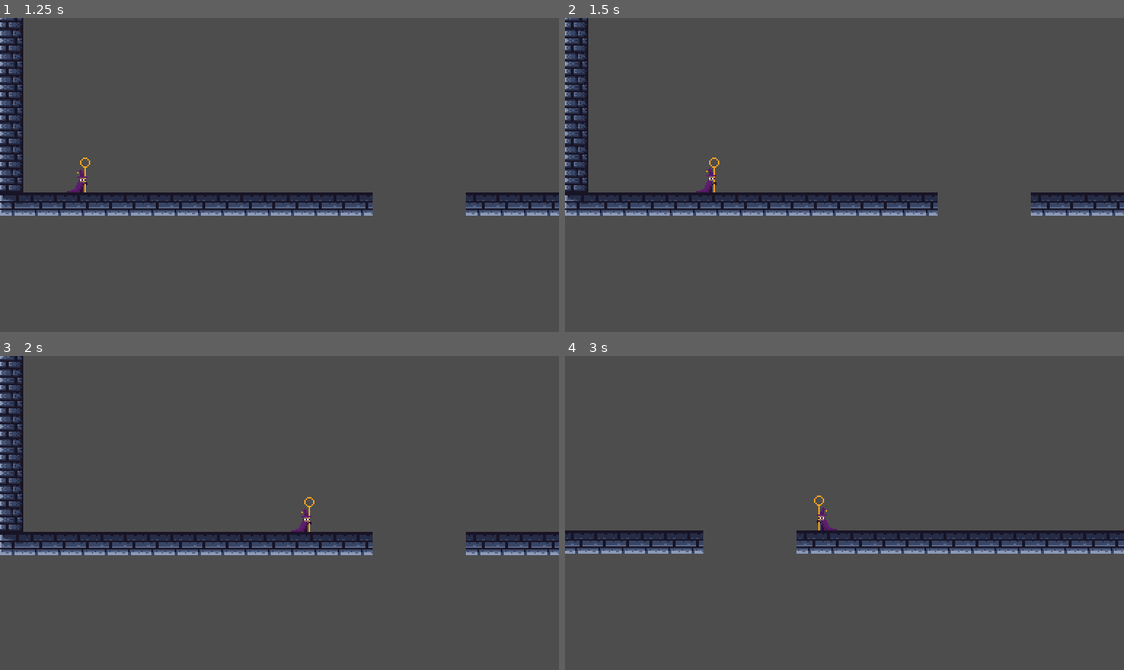
Above: before the commit, frames 1-4 (two rows, left to right).
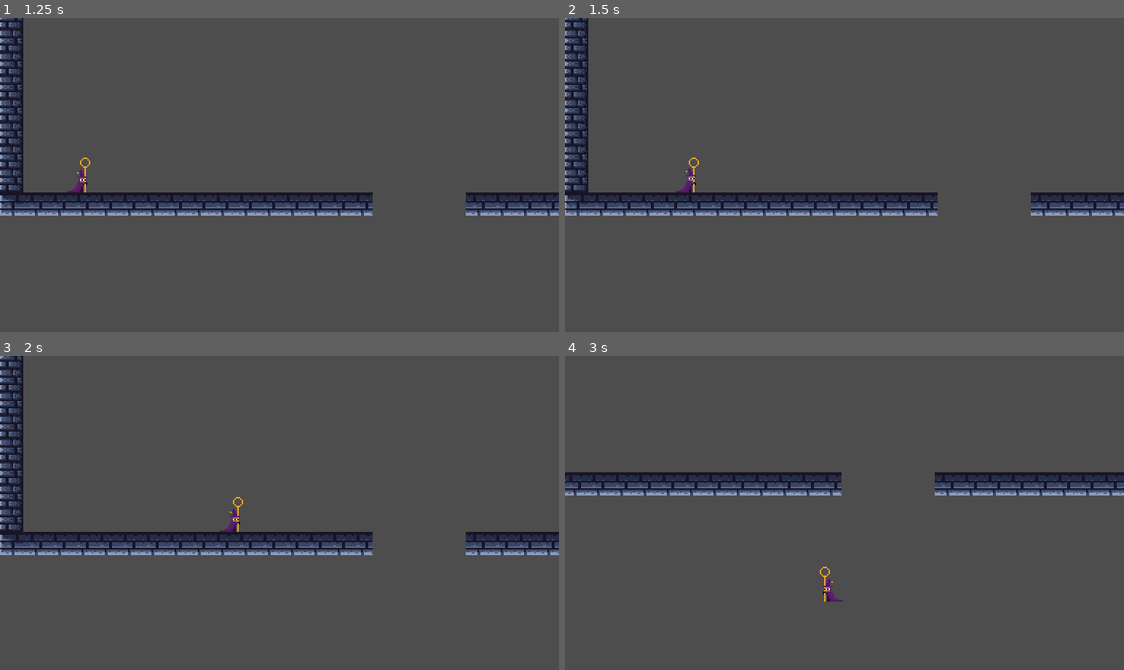
Above: after the commit, the same moments.

Repository: Orama-Interactive/Bubble-Wizard
Game: Godot game, scene res://src/Menu/menu.tscn
Two runs of this game, one before a commit and one after it. Both use one fixed random seed, a clock stepped at 60 frames per second and the inputs below.
Inputs (mouse positions are in pixels of both pictures, inside the frame that each line leads up to):
- Up to frame 1 (1.25 s): click "Play" at 0.5 s
- Up to frame 2 (1.5 s): tap Enter at 1.25 s; move the mouse to (967, 159) at 1.27 s; hold D (right) from 1.28 s (still down); tap Q (charge_bubble) at 1.35 s; click (967, 159) at 1.42 s
- Up to frame 3 (2 s): keep holding D (right); tap Space (jump) at 1.52 s
- Up to frame 4 (3 s): move the mouse to (732, 528) at 2.02 s; tap Ctrl (ctrl) at 2.1 s; tap Space (jump) at 2.27 s; move the mouse to (900, 443) at 2.77 s; release D (right) at 2.78 s; hold A (left) from 2.78 s (still down); click (900, 443) at 2.85 s

Frame 1 is identical in both runs. In frame 2, 0.3% of the frame differs, in the area x 19-28%, y 44-56%; in frame 3, 0.3%; in frame 4, 9.6%, in the area x 0-100%, y 37-79%.

Commit message:
Add door to level 2 and make player slower

Diff:
--- a/src/GameManager.gd
+++ b/src/GameManager.gd
@@ -9,7 +9,7 @@
 
 
 func change_level() -> void:
-	if current_level_index < levels.size():
+	if current_level_index + 1 < levels.size():
 		current_level_index += 1
 		get_tree().change_scene_to_packed(levels[current_level_index])
 	else:
--- a/src/Levels/level_2.tscn
+++ b/src/Levels/level_2.tscn
@@ -1,7 +1,8 @@
-[gd_scene load_steps=3 format=4 uid="uid://cety31p4erlme"]
+[gd_scene load_steps=4 format=4 uid="uid://cety31p4erlme"]
 
 [ext_resource type="PackedScene" uid="uid://wjau22rv2yfi" path="res://src/player.tscn" id="1_7keft"]
 [ext_resource type="TileSet" uid="uid://cs2x6yrkunc0n" path="res://assets/tileset/tile_set.tres" id="2_88o3y"]
+[ext_resource type="PackedScene" uid="uid://d2au20kefpvwq" path="res://src/door.tscn" id="3_w2ltk"]
 
 [node name="Level2" type="Node2D"]
 
@@ -12,3 +13,6 @@
 
 [node name="Player" parent="." instance=ExtResource("1_7keft")]
 position = Vector2(69, 256)
+
+[node name="Door" parent="." instance=ExtResource("3_w2ltk")]
+position = Vector2(1223, 319)
--- a/src/player.gd
+++ b/src/player.gd
@@ -1,7 +1,7 @@
 class_name Player
 extends CharacterBody2D
 
-@export var horizontal_speed := 220.0
+@export var horizontal_speed := 150.0
 @export_category("Jumping and Gravity")
 @export var jump_velocity := -100.0
 @export var coyote_seconds := 0.2
